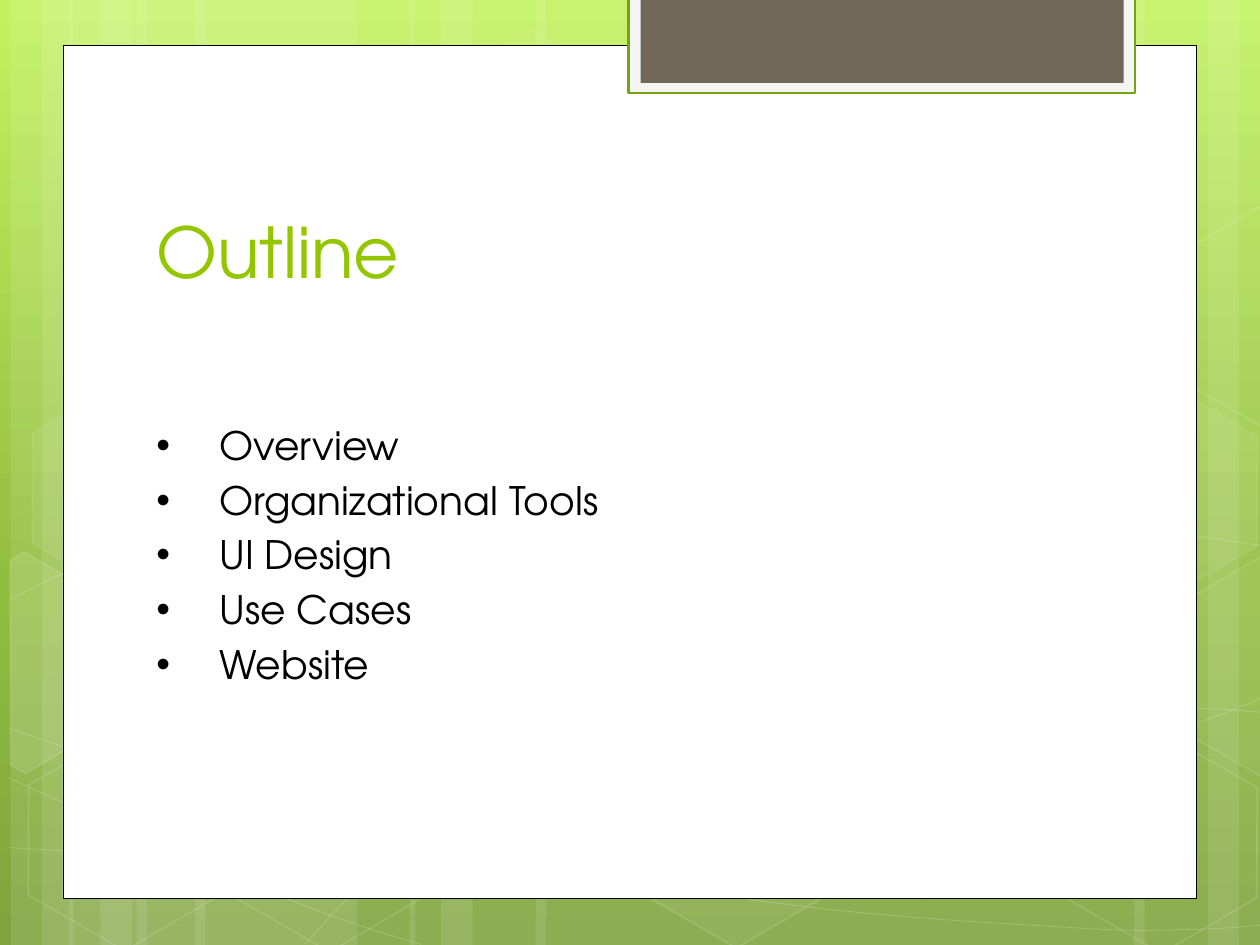
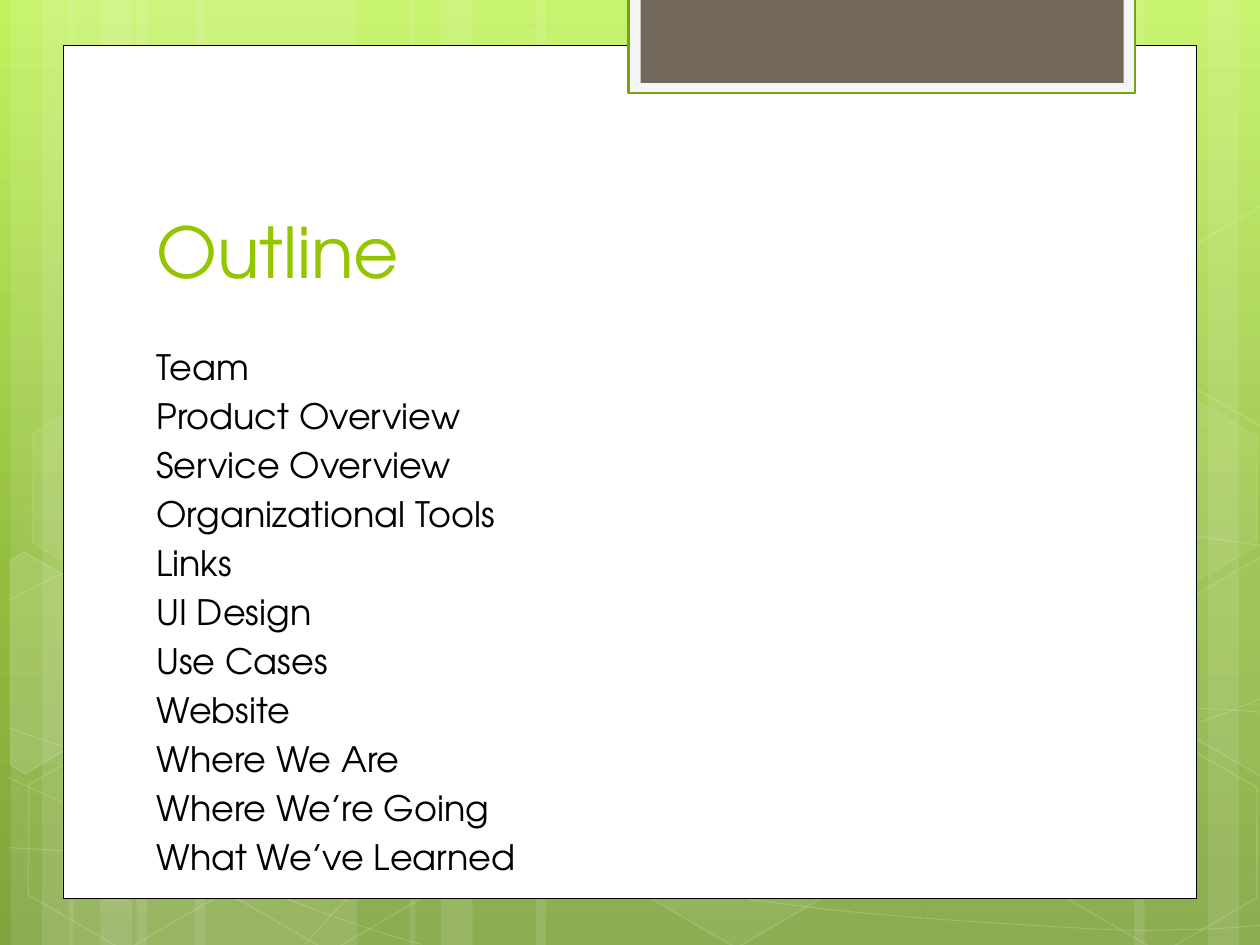
Before and after one commit to Ninjinkai/Couch-Level-Project, a slide deck: slide 2 of Final_Presentation.pptx. Drawn at 1260x945 pixels with LibreOffice and Linux fonts; fonts in the diff are those of the drawing. Boxes give left, top, right and bottom in pixels: in the first picture for what was removed or moved away, otherwise in the second. Text is boxed around its words. In the diff, an @@ line names an element or a change of style, - is before the commit and + after.

```diff
--- a/Final_Presentation.pptx
+++ b/Final_Presentation.pptx
@@ text "Team" moved from (x1=219, y1=430, x2=598, y2=680) to (x1=156, y1=354, x2=516, y2=871) @@
@@ text at (x1=156, y1=354, x2=460, y2=479): text changed; size 22.4 to 20 pt @@
-• Overview
+Team
+Product Overview
+Service Overview
@@ text at (x1=156, y1=500, x2=495, y2=724): size 22.4 to 20 pt in "Organizational Tools", "UI Design", "Use Cases", "Website"; bullet • to none @@
@@ text at (x1=156, y1=550, x2=232, y2=577): paragraph added @@
+Links
@@ text at (x1=156, y1=746, x2=516, y2=871): paragraphs added @@
+Where We Are
+Where We’re Going
+What We’ve Learned
```
Also in this commit, not shown: 5 other slides changed, 6 slides added, 1 other file.
